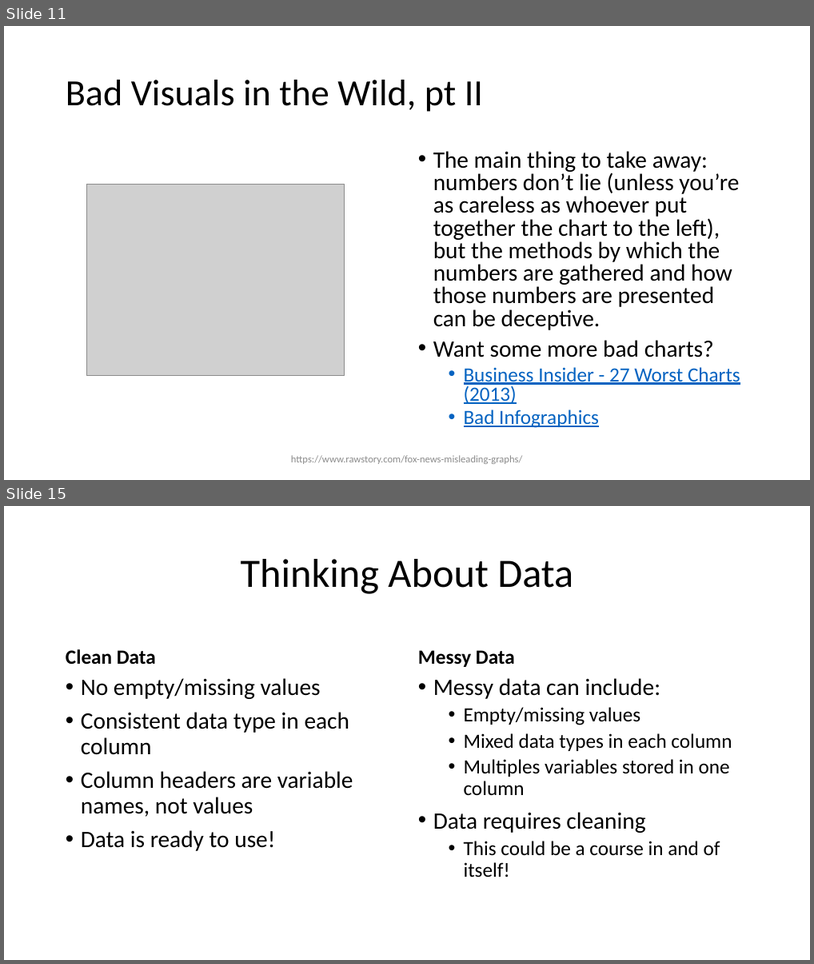
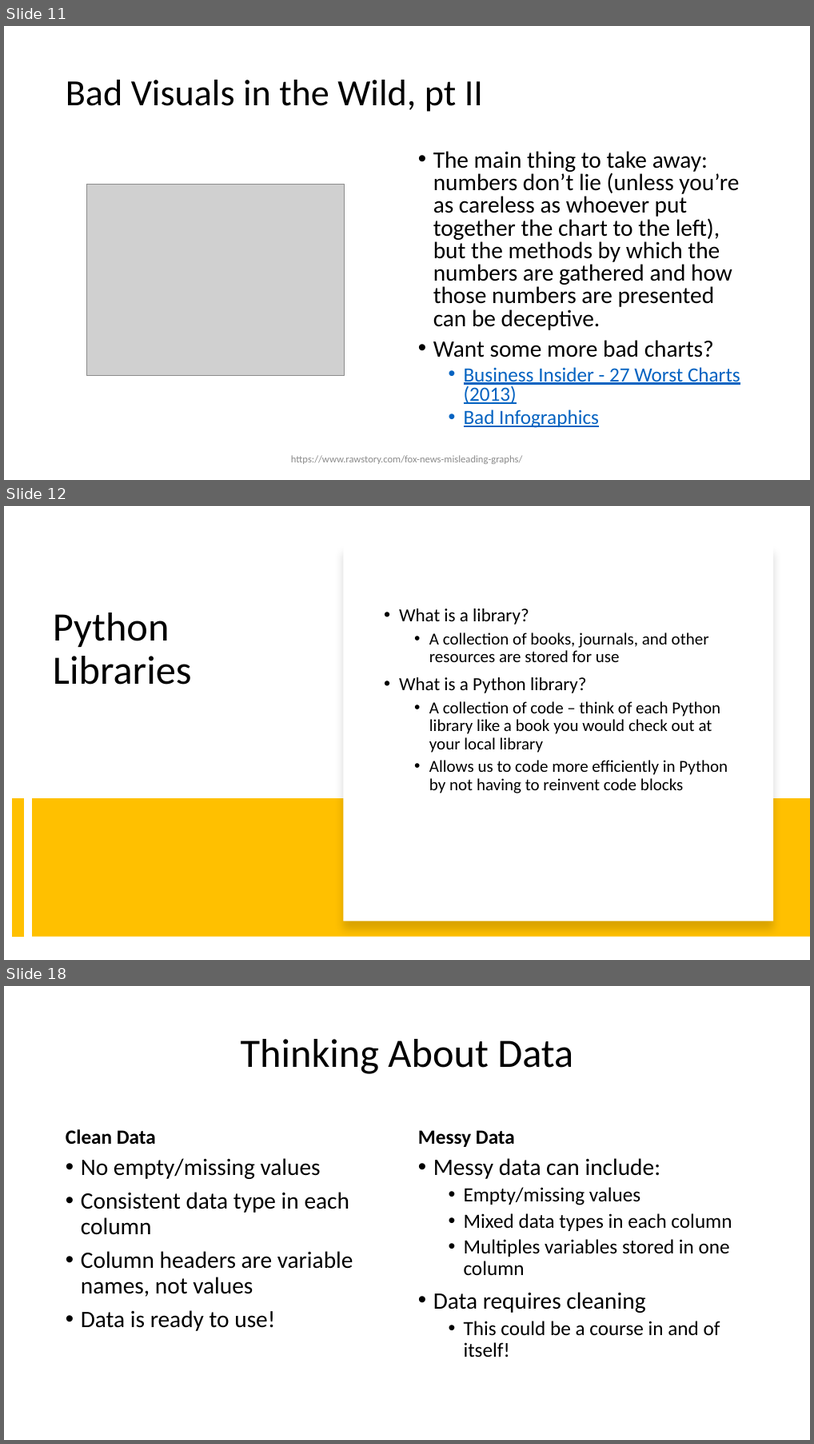
Before and after one commit to likeawednesday/TechCamp_DataViz, a slide deck: DVUP.pptx. Shown one above the other, each under a label of ours: slides 11 and 15 before the commit, slides 11, 12 and 18 after it; the slides between them are not shown. The pictures are 814x964 and 814x1444 pixels, drawn with LibreOffice and Linux fonts; fonts in the diff are those of the drawing; grey boxes stand for pictures. Boxes give left, top, right and bottom in pixels: in the first picture for what was removed or moved away, otherwise in the second. Text is boxed around its words. In the diff, an @@ line names an element or a change of style, - is before the commit and + after.

```diff
--- a/DVUP.pptx
+++ b/DVUP.pptx
@@ slide 12 added at box(4, 506, 810, 960), background #FFFFFF @@
@@ rectangle added at box(343, 544, 774, 920), fill #FFFFFF @@
@@ title added at box(53, 612, 192, 684), 48 pt, text #000000 @@
+Python Libraries
@@ text added at box(399, 608, 728, 793), 20 pt, text #000000 @@
+• What is a library?
+  • A collection of books, journals, and other resources are stored for use
+• What is a Python library?
+  • A collection of code – think of each Python library like a book you would check out at your local library
+  • Allows us to code more efficiently in Python by not having to reinvent code blocks
@@ line added from (18, 798) to (18, 936), #FFC000 14 pt @@
@@ rectangle added at box(32, 798, 810, 936), fill #FFC000 @@
@@ what was slide 15 is now slide 18 @@
```
Also in this commit, not shown: 6 slides changed, 14 other slides added.
